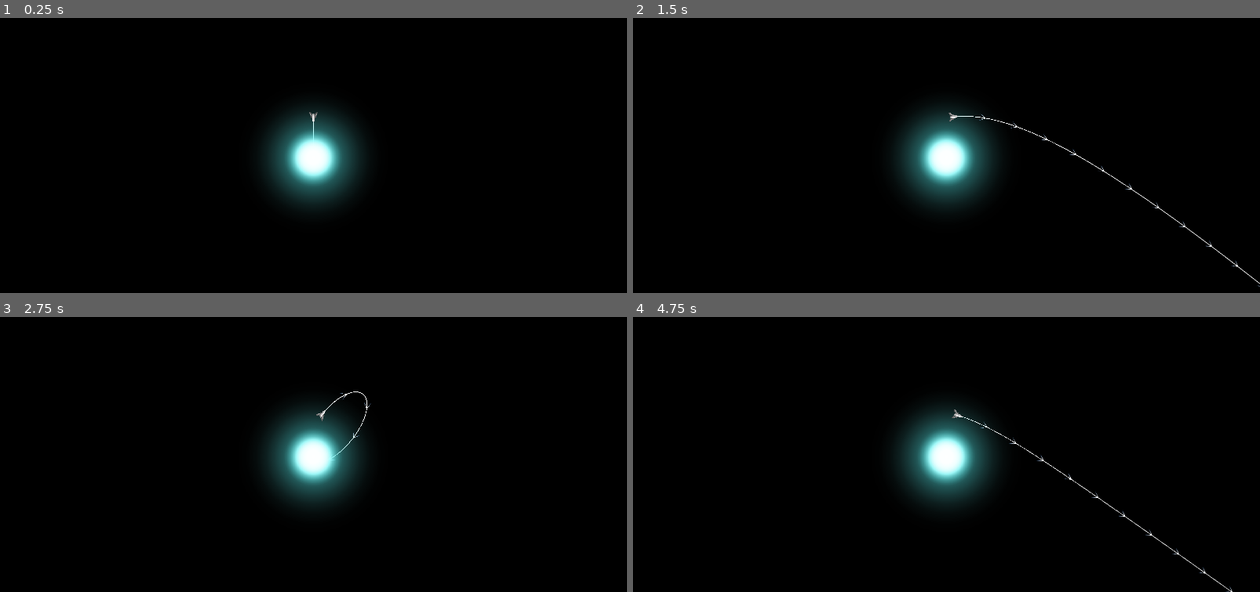
Above: before the commit, frames 1-4 (two rows, left to right).
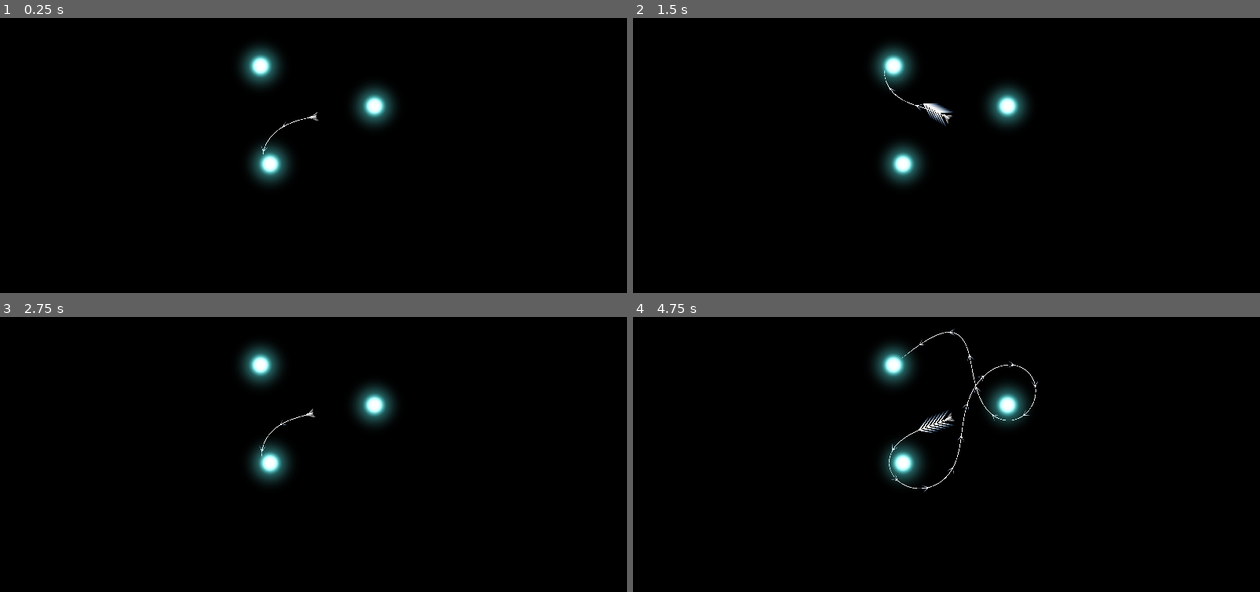
Above: after the commit, the same moments.

Repository: revanj/AstronautAndOrbit
Game: Godot game, scene res://MainTest.tscn
Two runs of this game, one before a commit and one after it. Both use one fixed random seed, a clock stepped at 60 frames per second and the inputs below.
Inputs (mouse positions are in pixels of both pictures, inside the frame that each line leads up to):
- Up to frame 1 (0.25 s): no input
- Up to frame 2 (1.5 s): tap Enter at 0.5 s; move the mouse to (1084, 100) at 0.52 s; click (1084, 100) at 0.6 s; click (1084, 100) at 0.77 s; click (1084, 100) at 1.07 s; drag from (821, 133) to (915, 188) at 1.27 s
- Up to frame 3 (2.75 s): move the mouse to (376, 339) at 2.02 s; click (376, 339) at 2.1 s
- Up to frame 4 (4.75 s): drag from (915, 487) to (758, 363) at 2.77 s; move the mouse to (1134, 468) at 3.52 s; click (1134, 468) at 3.6 s; click (1134, 468) at 3.77 s; click (1134, 468) at 4.07 s; drag from (758, 363) to (852, 328) at 4.27 s

The runs differ from the first frame. In frame 1, 6.2% of the frame differs, in the area x 38-64%, y 9-70%; in frame 2, 6.5%; in frame 3, 6.2%; in frame 4, 6.6%, in the area x 38-96%, y 4-100%.

Commit message:
big jump visual and multiple stars

Diff:
--- a/GravityObjects/Star.tscn
+++ b/GravityObjects/Star.tscn
@@ -8,4 +8,5 @@
 script = ExtResource("1_kfwey")
 
 [node name="Sprite2D" type="Sprite2D" parent="."]
+scale = Vector2(0.415174, 0.415174)
 texture = ExtResource("2_y02pq")
--- a/InputHandler.gd
+++ b/InputHandler.gd
@@ -8,42 +8,36 @@
 
 var input_state = InputState.Normal
 
-@export var spaceship: CharacterBody2D
+@export var spaceship: Spaceship
 
 var cache_spaceship_velocity: Vector2
-var mouse_movement_velocity: Vector2
+
+var drag_start_position: Vector2
+
+var max_jump_speed = 500
 
 func _physics_process(delta):
-	print(get_tree().paused)
 	match input_state:
 		InputState.Normal:
+			spaceship.hide_big_jump_display()
 			if Input.is_action_just_pressed("big_jump"):
 				cache_spaceship_velocity = spaceship.velocity
-				mouse_movement_velocity = Vector2.ZERO
-				get_tree().paused = true
+				drag_start_position = get_global_mouse_position()
+				spaceship.process_mode = Node.PROCESS_MODE_DISABLED
 				input_state = InputState.GetBigJump
 		InputState.GetBigJump:
-			print("state big jump")
-			var mouse_velocity = (get_global_mouse_position() - spaceship.global_position) * 0.1
-			spaceship.load_velocity(mouse_velocity)
+			var mouse_velocity = (drag_start_position - get_global_mouse_position()) * 0.1
+			spaceship.set_big_jump_display(
+				mouse_velocity.length()/max_jump_speed, mouse_velocity.normalized())
 
 			if Input.is_action_just_pressed("cancel_big_jump"):
-				get_tree().paused = false
+				spaceship.process_mode = Node.PROCESS_MODE_INHERIT
 				spaceship.load_velocity(cache_spaceship_velocity)
 				input_state = InputState.Normal
 
 			if Input.is_action_just_released("big_jump"):
-				spaceship.load_velocity(mouse_velocity)
-				get_tree().paused = false
+				if mouse_velocity.length() > 10:
+					spaceship.load_velocity(mouse_velocity)
+				spaceship.process_mode = Node.PROCESS_MODE_INHERIT
 				input_state = InputState.Normal
-
-func _input(event):
-	match input_state:
-		InputState.GetBigJump:
-			if event is InputEventMouseMotion:
-				mouse_movement_velocity += event.relative
-	# Mouse in viewport coordinates.
-	if event is InputEventMouseButton:
-		print("Mouse Click/Unclick at: ", event.position)
-	elif event is InputEventMouseMotion:
-		print("Mouse Motion at: ", event.position)
+			spaceship.velocity = mouse_velocity
--- a/MainTest.tscn
+++ b/MainTest.tscn
@@ -10,18 +10,23 @@
 texture_filter = 1
 
 [node name="InputHandler" type="Node2D" parent="." node_paths=PackedStringArray("spaceship")]
-process_mode = 3
 script = ExtResource("1_eak1g")
 spaceship = NodePath("../StarFields/Spaceship")
 
 [node name="StarFields" type="Node2D" parent="."]
-process_mode = 3
 script = ExtResource("4_30y0s")
 arrow_texture = ExtResource("3_qmdwb")
 
 [node name="Star" parent="StarFields" instance=ExtResource("3_2t0na")]
-position = Vector2(0, 125)
+position = Vector2(-133, 144)
+
+[node name="Star2" parent="StarFields" instance=ExtResource("3_2t0na")]
+position = Vector2(-162, -157)
+
+[node name="Star3" parent="StarFields" instance=ExtResource("3_2t0na")]
+position = Vector2(187, -34)
 
 [node name="Spaceship" parent="StarFields" instance=ExtResource("4_hcorw")]
+process_mode = 0
 
 [node name="Camera2D" type="Camera2D" parent="StarFields"]
--- a/Spaceship.gd
+++ b/Spaceship.gd
@@ -1,16 +1,16 @@
 extends CharacterBody2D
-
+class_name Spaceship
 
 const SPEED = 300.0
 const JUMP_VELOCITY = -400.0
 
 @onready var visual = $SpaceshipVisual
+@onready var big_jump_display = $BigJumpDisplay
 
 var velocity_cached = Vector2.INF
 var field_dir: Vector2
 
 func _physics_process(delta):
-	print("processing physics")
 	if (velocity_cached != Vector2.INF):
 		velocity = velocity_cached
 		velocity_cached = Vector2.INF
@@ -23,3 +23,11 @@
 # this gurantees cached velocity to be loaded by next frame start
 func load_velocity(vel: Vector2):
 	velocity_cached = vel
+
+func set_big_jump_display(strength: float, direction: Vector2):
+	big_jump_display.visible = true
+	big_jump_display.set_strength_direction(strength, direction)
+	visual.set_heading(direction)
+
+func hide_big_jump_display():
+	big_jump_display.visible = false
--- /dev/null
+++ b/Spaceship/BigJumpDisplay.gd
@@ -0,0 +1,18 @@
+extends Node2D
+
+@onready var arrows = self.get_children()
+@onready var n_arrows = len(arrows)
+
+var max_length = 500
+var min_length = 50
+
+# direction is a normalized vector.
+# seperating them so that strength 0 still has a direction
+func set_strength_direction(strength: float, direction: Vector2):
+	var starting_pos = self.global_position
+	var ending_pos = (
+		self.global_position
+		+ direction * (lerpf(min_length, max_length, strength)))
+	for i in range(n_arrows):
+		arrows[i].global_position = starting_pos.lerp(ending_pos, float(i+1)/float(n_arrows))
+		arrows[i].rotation = Vector2.UP.angle_to(direction)
--- /dev/null
+++ b/Spaceship/BigJumpDisplay.tscn
@@ -0,0 +1,31 @@
+[gd_scene load_steps=3 format=3 uid="uid://cw8ruuwn01bhk"]
+
+[ext_resource type="Script" path="res://Spaceship/BigJumpDisplay.gd" id="1_g0w7n"]
+[ext_resource type="Texture2D" uid="uid://bqhuhnhqdbrro" path="res://Art/Arrow4.png" id="1_up4nt"]
+
+[node name="BigJumpDisplay" type="Node2D"]
+script = ExtResource("1_g0w7n")
+
+[node name="Arrow1" type="Sprite2D" parent="."]
+scale = Vector2(0.5, 0.5)
+texture = ExtResource("1_up4nt")
+
+[node name="Arrow2" type="Sprite2D" parent="."]
+scale = Vector2(0.5, 0.5)
+texture = ExtResource("1_up4nt")
+
+[node name="Arrow3" type="Sprite2D" parent="."]
+scale = Vector2(0.5, 0.5)
+texture = ExtResource("1_up4nt")
+
+[node name="Arrow4" type="Sprite2D" parent="."]
+scale = Vector2(0.5, 0.5)
+texture = ExtResource("1_up4nt")
+
+[node name="Arrow5" type="Sprite2D" parent="."]
+scale = Vector2(0.5, 0.5)
+texture = ExtResource("1_up4nt")
+
+[node name="Arrow6" type="Sprite2D" parent="."]
+scale = Vector2(0.5, 0.5)
+texture = ExtResource("1_up4nt")
--- a/Spaceship/Spaceship.tscn
+++ b/Spaceship/Spaceship.tscn
@@ -1,8 +1,9 @@
-[gd_scene load_steps=5 format=3 uid="uid://bb832x8inl183"]
+[gd_scene load_steps=6 format=3 uid="uid://bb832x8inl183"]
 
 [ext_resource type="Script" path="res://Spaceship.gd" id="1_i0tod"]
 [ext_resource type="Texture2D" uid="uid://bqutp1bnygknl" path="res://Art/ship.png" id="2_v7d53"]
 [ext_resource type="Script" path="res://SpaceshipVisual.gd" id="3_ya8jj"]
+[ext_resource type="PackedScene" uid="uid://cw8ruuwn01bhk" path="res://Spaceship/BigJumpDisplay.tscn" id="4_hw35e"]
 
 [sub_resource type="RectangleShape2D" id="RectangleShape2D_3y11g"]
 size = Vector2(77.5953, 20)
@@ -19,10 +20,12 @@
 position = Vector2(5.96887, 0)
 shape = SubResource("RectangleShape2D_3y11g")
 
+[node name="BigJumpDisplay" parent="." instance=ExtResource("4_hw35e")]
+scale = Vector2(1, 1)
+
 [node name="SpaceshipVisual" type="Node2D" parent="."]
 script = ExtResource("3_ya8jj")
 
 [node name="Ship" type="Sprite2D" parent="SpaceshipVisual"]
-rotation = 1.5708
 scale = Vector2(0.3, 0.3)
 texture = ExtResource("2_v7d53")
--- a/SpaceshipVisual.gd
+++ b/SpaceshipVisual.gd
@@ -4,4 +4,4 @@
 	if (dir == Vector2.ZERO):
 		pass
 	else:
-		global_rotation = dir.angle()
+		global_rotation = Vector2.UP.angle_to(dir)
--- a/project.godot
+++ b/project.godot
@@ -31,6 +31,22 @@
 "deadzone": 0.5,
 "events": []
 }
+thruster_forward={
+"deadzone": 0.5,
+"events": []
+}
+thruster_brake={
+"deadzone": 0.5,
+"events": []
+}
+thruster_left_turn={
+"deadzone": 0.5,
+"events": []
+}
+thruster_right_turn={
+"deadzone": 0.5,
+"events": []
+}
 
 [physics]
 
Binary file added: Art/Arrow4.png
Not shown, added: Art/Arrow4.png.import
